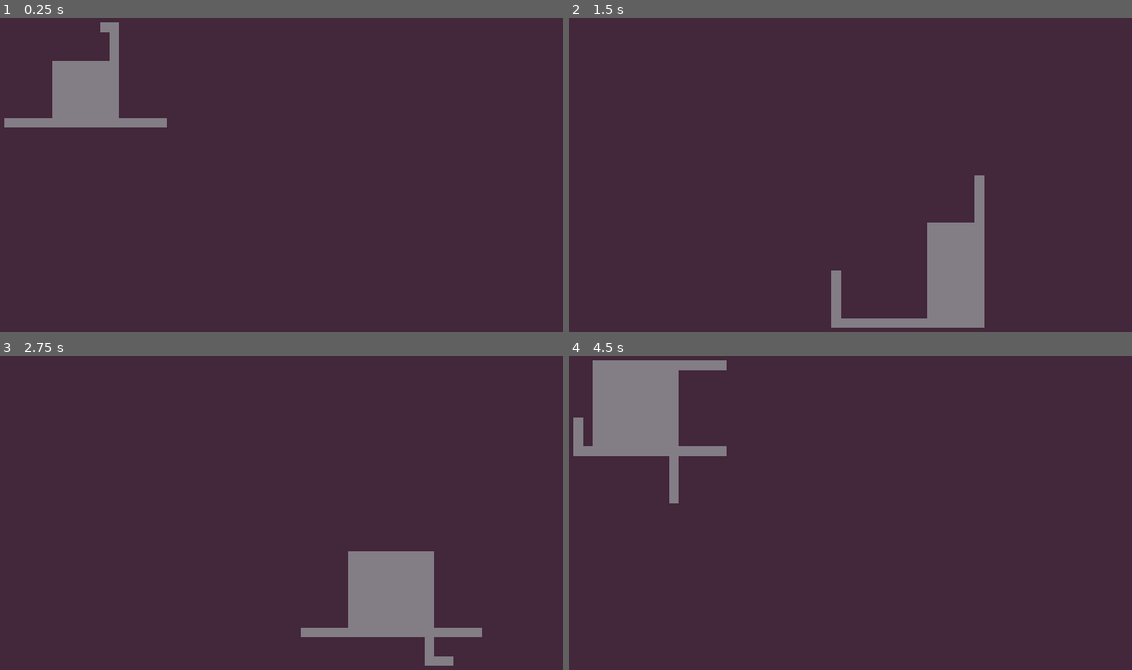
Above: before the commit, frames 1-4 (two rows, left to right).
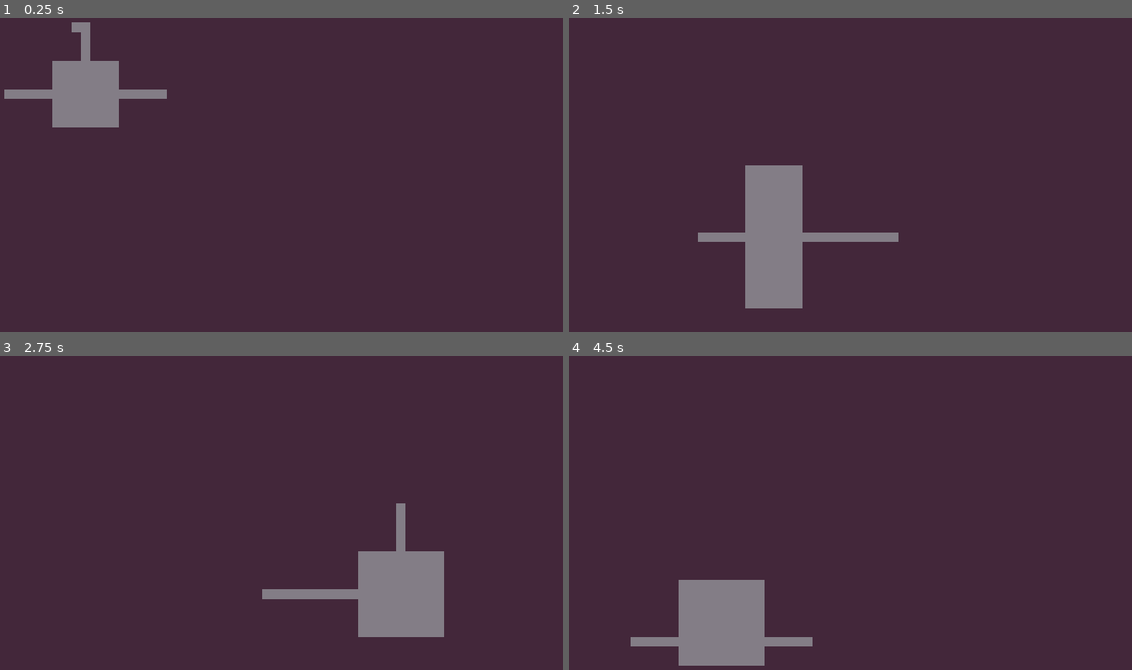
Above: after the commit, the same moments.

Repository: rkcf/gdDiggerDemo
Game: Godot game, scene res://scenes/DiggerManager.tscn
Two runs of this game, one before a commit and one after it. Both use one fixed random seed, a clock stepped at 60 frames per second and the inputs below.
Inputs:
- Up to frame 1 (0.25 s): no input
- Up to frame 2 (1.5 s): tap Enter (ui_accept) at 0.5, 0.77, 1.25 s
- Up to frame 3 (2.75 s): tap Enter (ui_accept) at 1.52, 2 s
- Up to frame 4 (4.5 s): tap Enter (ui_accept) at 2.75, 3.02, 3.5, 3.77, 4.25 s

The runs differ from the first frame. In frame 1, 1.5% of the frame differs, in the area x 0-30%, y 1-35%; in frame 2, 9.8%; in frame 3, 2.3%; in frame 4, 10%, in the area x 0-44%, y 1-99%.

Commit message:
refactoring

Diff:
--- a/scenes/CorridorDigger.gd
+++ b/scenes/CorridorDigger.gd
@@ -19,3 +19,9 @@
 
 	# get an initial direction facing
 	turn()
+
+
+func destroy() -> void:
+	# spawn new room digger
+	print("CorridorDigger Died")
+	emit_signal("digger_died", self)
--- a/scenes/Digger.gd
+++ b/scenes/Digger.gd
@@ -1,5 +1,8 @@
 class_name Digger
 extends Node
+
+
+signal digger_died(digger)
 
 
 const DIRECTIONS = [Vector2.UP, Vector2.DOWN, Vector2.LEFT, Vector2.RIGHT]
@@ -38,14 +41,17 @@
 			turn()
 	destroy()
 
-# Get rid of a Digger
+
+
 func destroy() -> void:
-	print("Destroying Digger")
-	queue_free()
+	# spawn new room digger
+	print("Digger Died")
+	emit_signal("digger_died", self)
+
 
 # dig out an area
 func dig() -> void:
-	print("Digging at %s" % position)
+#	print("Digging at %s" % position)
 	dig_history.append(position)
 	# Erase the current tile
 	tile_map.set_cellv(self.position, -1)
--- a/scenes/DiggerManager.gd
+++ b/scenes/DiggerManager.gd
@@ -5,6 +5,7 @@
 export (int) var max_width = 60
 export (int) var max_height = 34
 export (int) var cell_size = 32
+export (int) var n_rooms = 9 # total number of room diggers to spawn
 
 
 
@@ -21,11 +22,27 @@
 # Main level generation function
 func generate_level() -> void:
 	# Spawn an initial room digger
+	var start_position: Vector2 = Vector2(round(rand_range(1, max_width - 1)), round(rand_range(1, max_height - 1)))
+	var rd: RoomDigger = spawn_room_digger(start_position)
+	rd.live()
+	# Spawn random number of corridor diggers
+	var n_corridor_diggers: int = round(rand_range(0.5, 4))
+	for i in range(0, n_corridor_diggers):
+		var cd: CorridorDigger = spawn_corridor_digger(start_position)
+		cd.live()
+
+
+
+func spawn_room_digger(start_position: Vector2) -> RoomDigger:
 	var digger: RoomDigger = RoomDigger.new()
-	# Get a random starting location
-	var start_position: Vector2 = Vector2(round(rand_range(1, max_width - 1)), round(rand_range(1, max_height - 1)))
-	digger.spawn(start_position, level_boundary, tile_map)
-	digger.live()
+	digger.spawn(start_position, self.level_boundary, self.tile_map)
+	return digger
+
+
+func spawn_corridor_digger(start_position: Vector2) -> CorridorDigger:
+	var digger: CorridorDigger = CorridorDigger.new()
+	digger.spawn(start_position, self.level_boundary, self.tile_map)
+	return digger
 
 # Reload the scene tree
 func reload() -> void:
--- a/scenes/RoomDigger.gd
+++ b/scenes/RoomDigger.gd
@@ -4,7 +4,6 @@
 
 var max_room_size: int = 15
 var min_room_size: int = 4
-var n_corridor_diggers: int # number of corridor diggers to spawn on death
 
 
 func live() -> void:
@@ -13,12 +12,8 @@
 
 
 func destroy() -> void:
-	# spawn between 1 and 4 corridor diggers
-	self.n_corridor_diggers = round(rand_range(0, 4))
-	for i in range(n_corridor_diggers):
-		spawn_corridor_digger()
-	# destroy self
-	queue_free()
+	print("RoomDigger Died")
+	emit_signal("digger_died", self)
 
 
 func dig_room() -> void:
@@ -33,9 +28,3 @@
 			if self.boundary.has_point(next_dig):
 				self.position = next_dig
 				dig()
-
-
-func spawn_corridor_digger() -> void:
-	var digger = CorridorDigger.new()
-	digger.spawn(self.position, self.boundary, self.tile_map)
-	digger.live()
